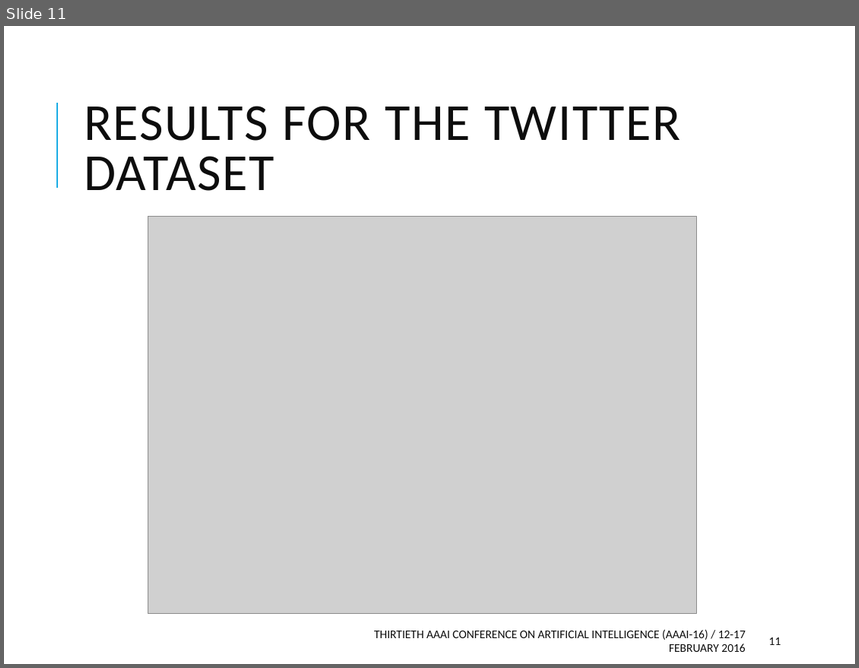
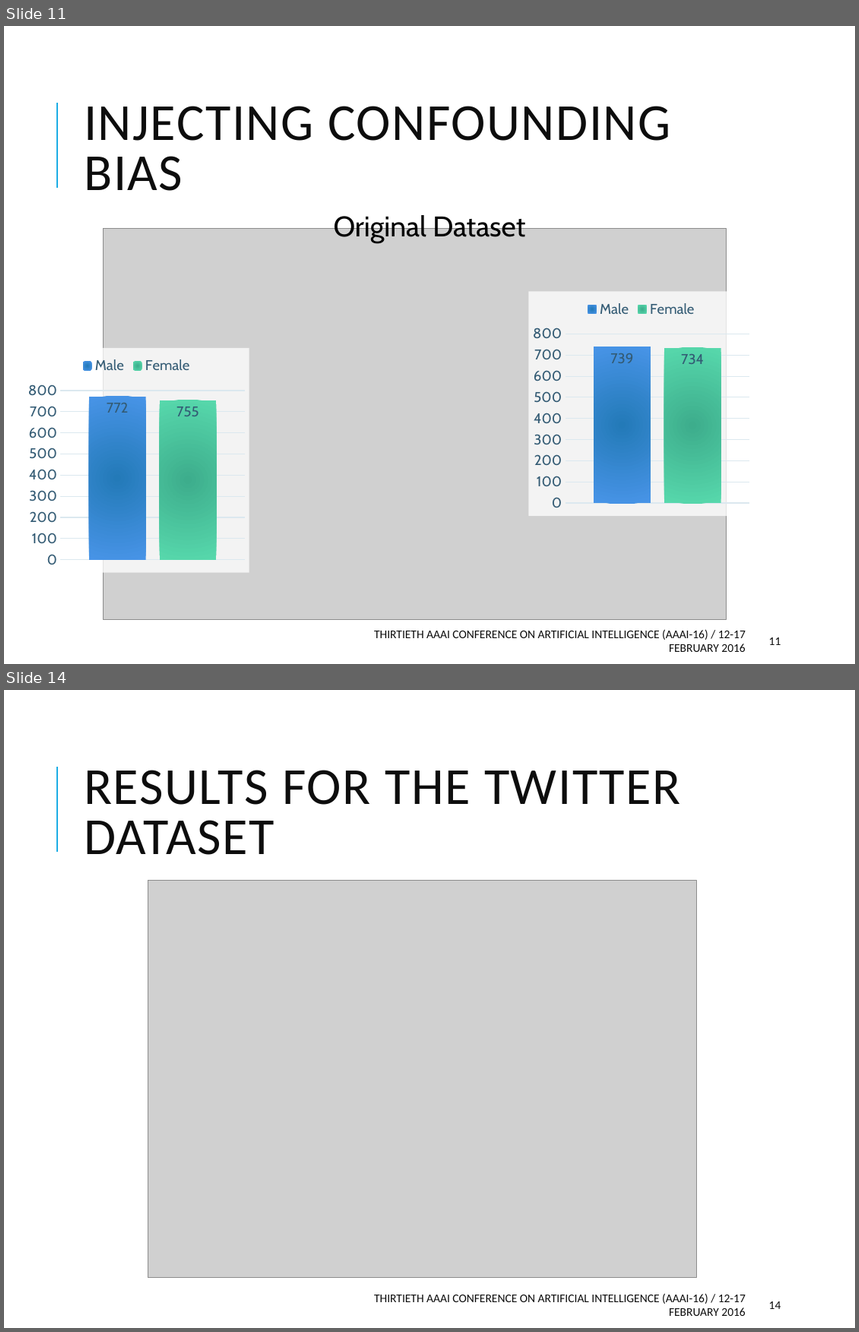
Before and after one commit to tapilab/aaai-2016-robust, a slide deck: slides/slides.pptx. Shown one above the other, each under a label of ours: slide 11 before the commit, slides 11 and 14 after it; the slides between them are not shown. The pictures are 859x668 and 859x1332 pixels, drawn with LibreOffice and Linux fonts; fonts in the diff are those of the drawing; grey boxes stand for pictures. Boxes give left, top, right and bottom in pixels: in the first picture for what was removed or moved away, otherwise in the second. Text is boxed around its words. In the diff, an @@ line names an element or a change of style, - is before the commit and + after.

```diff
--- a/slides/slides.pptx
+++ b/slides/slides.pptx
@@ slide 11 added at (x1=4, y1=26, x2=855, y2=664), background #FFFFFF; not listed: 1 template element that a slide beside it also shows @@
@@ title added at (x1=84, y1=106, x2=671, y2=191), 44 pt, text #0D0D0D @@
+INJECTING CONFOUNDING BIAS
@@ picture added at (x1=103, y1=229, x2=727, y2=620) @@
@@ text added at (x1=334, y1=213, x2=525, y2=243), 24 pt, text #000000 @@
+Original Dataset
@@ column chart added at (x1=528, y1=291, x2=754, y2=516) @@
+categories: 1
+Male: 739
+Female: 734
@@ column chart added at (x1=24, y1=347, x2=249, y2=572) @@
+categories: 1
+Male: 772
+Female: 755
@@ picture added at (x1=275, y1=381, x2=503, y2=467) @@
@@ text added at (x1=374, y1=630, x2=746, y2=652), 10 pt, text #0D0D0D @@
+THIRTIETH AAAI CONFERENCE ON ARTIFICIAL INTELLIGENCE (AAAI-16) / 12-17 FEBRUARY 2016
@@ page number added at (x1=769, y1=638, x2=781, y2=645), 10 pt, text #0D0D0D @@
+11
@@ what was slide 11 is now slide 14 @@
@@ page number at (x1=769, y1=1302, x2=781, y2=1309): text changed @@
-11
+14
```
Also in this commit, not shown: 8 slides changed, 2 other slides added, 1 other file.
